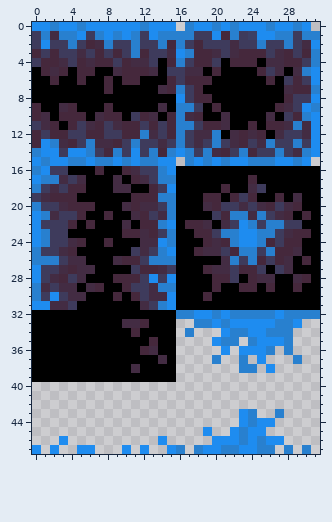
One commit to this pixel-art file: graphics/.aseprite/tileset-forest-grass.aseprite. Above: the version before the commit.
32x48 pixels, 1 frame.
Once edited:
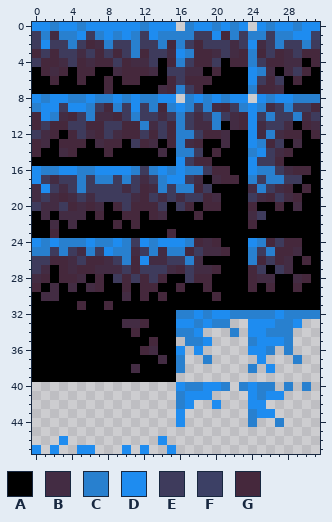
Palette (. is transparent): A #000000  B #432c43  C #2880cf  D #1e8cf0  E #3e3b5c  F #3c4065  G #45283c
Changes in this commit:
Changed rows in their new state; - is an unchanged pixel.
first column x 0:
 0 ------------------------.------D
 1 ------------------------CCE--DDF
 2 ------------------------DB-CE-CE
 3 ------------------------C--GB--G
 4 ------------------------CEGGBBAG
 5 ------------------------DCBABEGA
 6 ------------------------DE-EA-AA
 7 ------------------------CGGBAAAA
 8 DCDDCCDCCDCDCCDD.CDCDCDD.DCDDCCC
 9 CDDEDDCE-CEDECGCD--CBGECDCBEC-EG
10 -DCB-EC-B-ECEEBE-EBECEBGDECE-CBE
11 GE-GE-G--E--CB---EBBCABGDBEE-AGB
12 EB-AG-B--B--EG---CEGGBAADBC-GGAG
13 -BAG-GA-G-AEGBAG-BGAABAADCG-ABAA
14 GAABGAAA-AAAAABAC--AGAAACD-BGAAA
15 AAAAAAAAAAAAAAAADEGGAAAADEEGAAAA
16 DCCDDCCDDDDC-CDCDCCEGG--DCCEBGG-
17 -EBE-CECCECE---DDEB-BGG-CECCEE--
18 BDEBECEEEE-EGBCECCGE-A---CEBG-G-
19 BEB-BEBEEEEB-EBEBEE-B-AAEBGEBG--
20 EBBE-B-B-GE-GG-AEG-G-AAAGAAGAB--
21 ABABBB-GA-GGAG-A--G-AAAA-EAAA-A-
22 AABAB-A--GAGAAAA-AAA-AAAGAAAAA--
23 AAGA------AAAAAG--AAAAAAAAAAAAA-
24 --DCCCDCCDCEDC-DDCGBGAAA--------
25 -C-CEBCEDCCBECBCCGE--GAA--------
26 EEGG-EGGBEC-DBBEECB--AAA--------
27 EBAGBGGBBBEGEEEBGEBBGAAA--------
28 BGA-G--G-E-EGEGA-EGGAAA---------
29 GABA-------AGGAAG--GA--A--------
30 ABBAAA---ABAGAGA---AG-----------
31 AAAAAG--G---AAAA----------------
32 -------------------CD-----------
33 ----------------DD-DC-..--------
34 ----------------C-D--.-.--------
35 -----------------CCD...---------
36 ----------------D-D--.-.--------
37 ----------------C--C.--.--------
38 ----------------C------.--------
40 ----------------DCCDDC-CDCC-C-C-
41 ----------------CDDD----DCDD----
42 ----------------CD--D---DD------
43 ----------------D------.-DD.----
44 ----------------D------.-..C----
45 -------------------.--....------
46 --------------------........----
47 ----------------.-.........-.-.-
Boxes around the changes in both pictures, in picture pixels (x1, y1, x2, y2):
changed: (32, 22, 320, 454)
